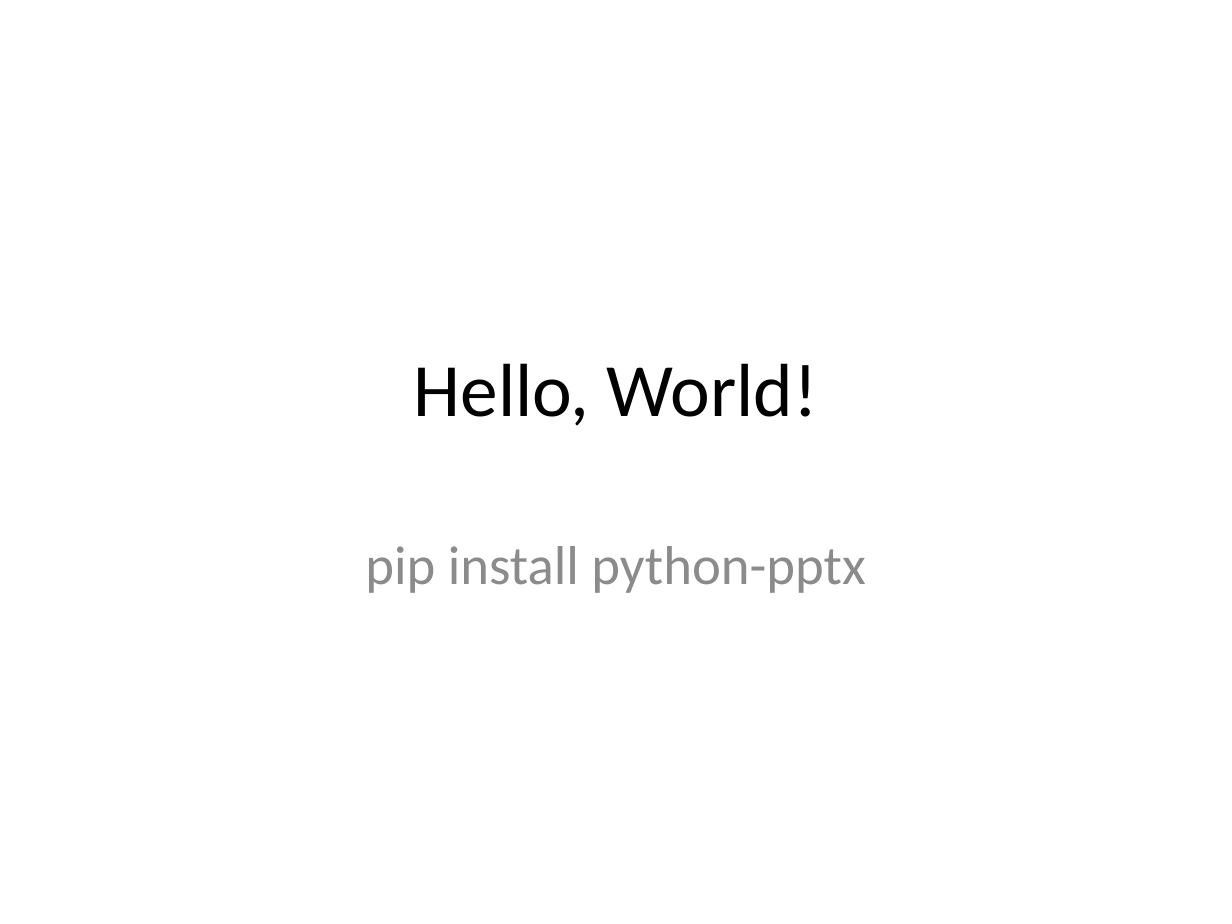
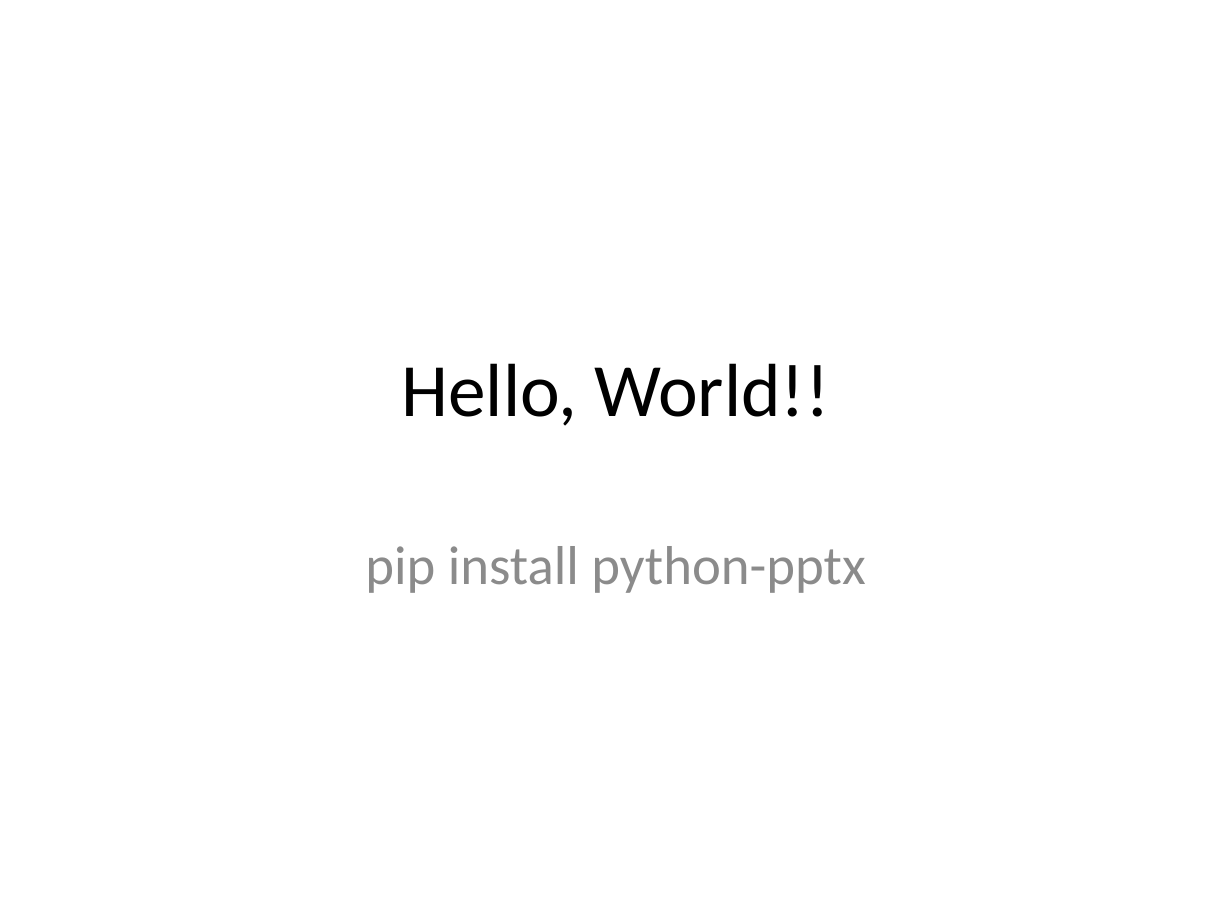
Before and after one commit to GraciazLin/refinitiv, a slide deck: slide 1 of test.pptx. Drawn at 1232x924 pixels with LibreOffice and Linux fonts; fonts in the diff are those of the drawing. Boxes give left, top, right and bottom in pixels: in the first picture for what was removed or moved away, otherwise in the second. Text is boxed around its words. In the diff, an @@ line names an element or a change of style, - is before the commit and + after.

```diff
--- a/test.pptx
+++ b/test.pptx
@@ title at (x1=401, y1=363, x2=829, y2=426): text changed @@
-Hello, World!
+Hello, World!!
```
Also in this commit, not shown: 1 other file.
